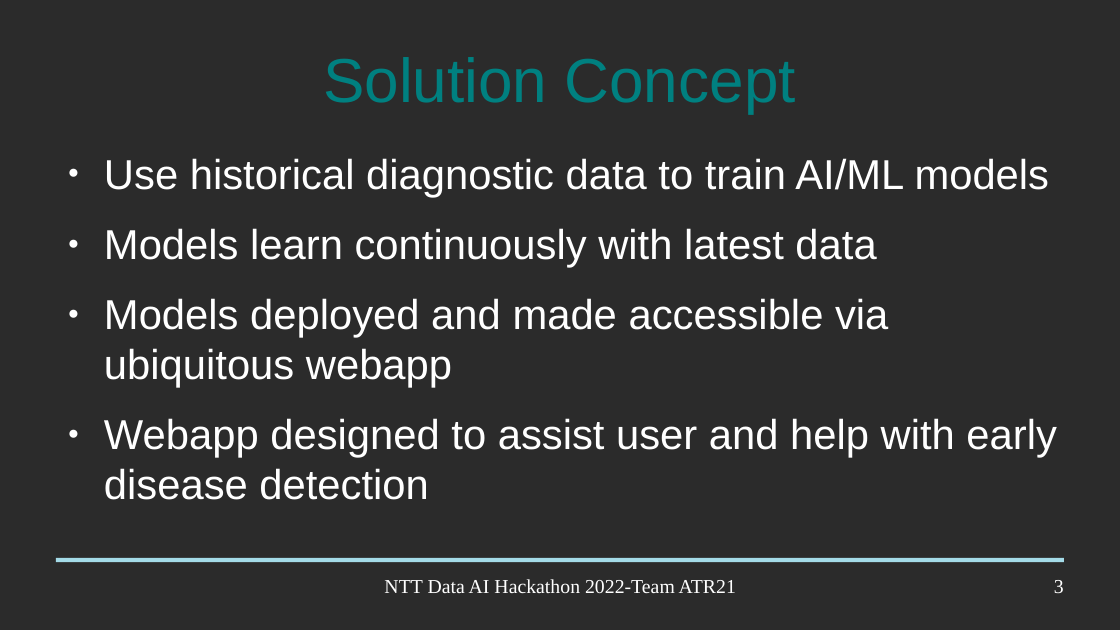
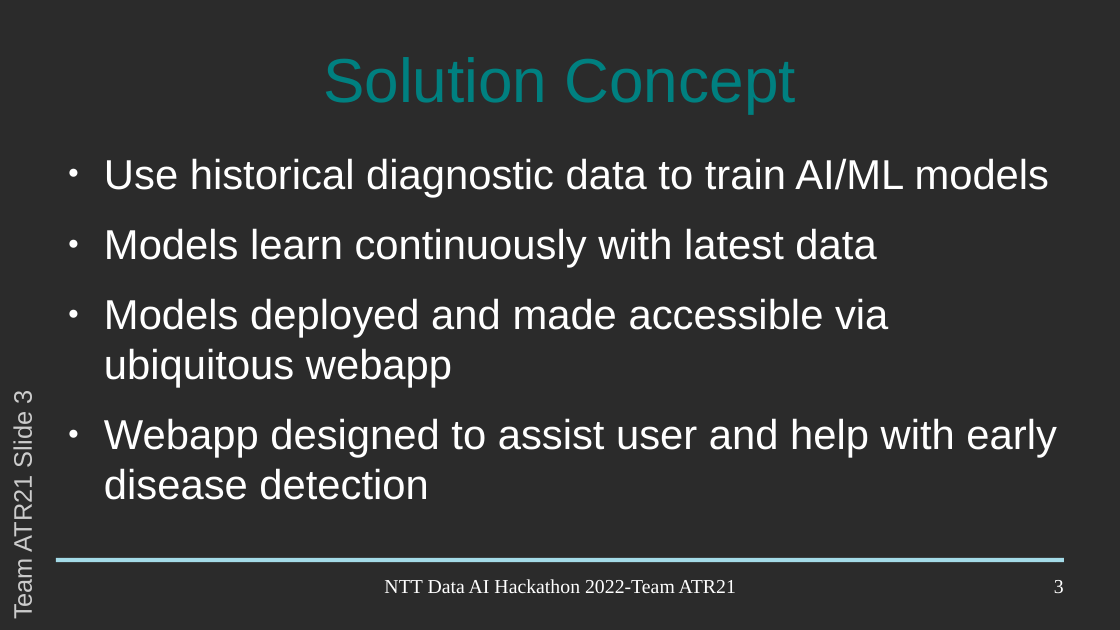
Before and after one commit to progmatix21/NTTDHack2022, a slide deck: slide 3 of Doc/hackathon_prsn.odp. Drawn at 1120x630 pixels with LibreOffice and Linux fonts; fonts in the diff are those of the drawing; background and template pictures are left out; a plain dark background stands for a picture behind light text. Boxes give left, top, right and bottom in pixels: in the first picture for what was removed or moved away, otherwise in the second. Text is boxed around its words. In the diff, an @@ line names an element or a change of style, - is before the commit and + after.

```diff
--- a/Doc/hackathon_prsn.odp
+++ b/Doc/hackathon_prsn.odp
@@ text added at [9, 391, 37, 618], 18 pt, text #CCCCCC @@
+Team ATR21 Slide 3
```
Also in this commit, not shown: 7 other slides changed, 1 other file.
